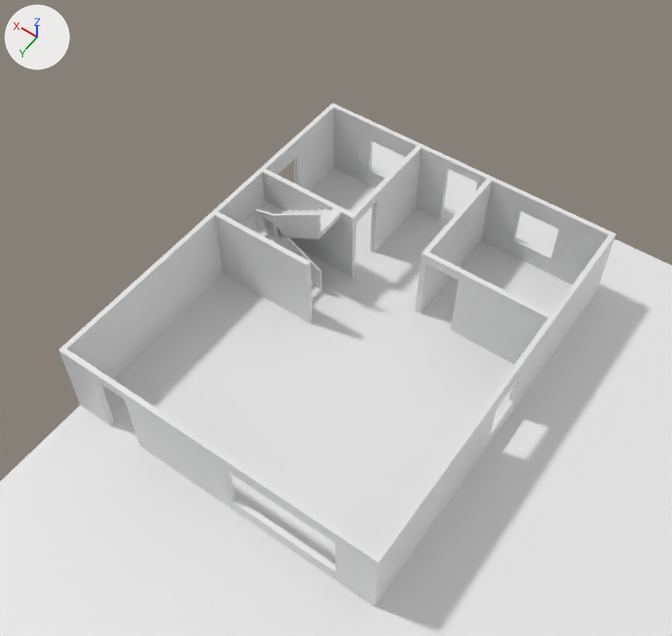
One commit to the Blender file 3DModelle/Haus.blend: the scene before it, then after it.
Before and after are seen from a 50 mm camera at (-5.42, 10.11, 20.29) aimed at (2.89, -1.52, 2.0). The axes (+X, +Y, +Z) are drawn at upper left. The lights are the same throughout. The picture after the commit comes second.

The scene before the commit, as lines of its bpy script (objects in view):
```python
me_cube_029 = bpy.data.meshes.new('Cube.029')
me_cube_029.from_pydata(...)  # a box spanning x -1.25..1.25, y 0.01..0.16, z -1.2..1.2
me_cube_032 = bpy.data.meshes.new('Cube.032')
me_cube_032.from_pydata(...)  # a box spanning x 4.295..4.445, y -5.424..-4.424, z -0.15..0.15
me_cube_033 = bpy.data.meshes.new('Cube.033')
me_cube_033.from_pydata(...)  # a box spanning x 3.644..4.644, y -4.424..-4.274, z -0.15..0.15
me_gelaender_mesh = bpy.data.meshes.new('Gelaender_Mesh')
me_gelaender_mesh.from_pydata([(0.5, 0.0, 0.16), (0.5, 1.56, 1.12), (0.5, 2.19, 1.28), (0.5, 1.56, 1.44), (0.5, 0.0, 2.4), (0.5, 0.0, 1.06), (0.5, 1.56, 2.02), (0.5, 2.19, 2.18), (0.5, 1.56, 2.34), (0.5, 0.0, 3.3)], [], [(0, 1, 6, 5), (1, 2, 7, 6), (2, 3, 8, 7), (3, 4, 9, 8)])
ob_innenwand_3 = bpy.data.objects.new('Innenwand_3', me_cube_029)
ob_innenwand_3.location = (-0.25, -4.43, 1.2)
ob_treppen_gelaender = bpy.data.objects.new('Treppen_Gelaender', me_gelaender_mesh)
ob_treppen_gelaender.parent = ob_u_treppe
ob_treppen_gelaender.location = (-0.02, -0.13, -0.24)
_m = ob_treppen_gelaender.modifiers.new('Dicke', 'SOLIDIFY')
_m.thickness = 0.06
_m.offset = 0.0
ob_tuersturz_innenwand = bpy.data.objects.new('Tuersturz_Innenwand', me_cube_032)
ob_tuersturz_innenwand.location = (0.0, 0.0, 2.25)
ob_tuersturz_innenwand_001 = bpy.data.objects.new('Tuersturz_Innenwand.001', me_cube_033)
ob_tuersturz_innenwand_001.location = (-2.64, 0.0, 2.25)
# also in view: 'Innenwand_2' at (2.08, -5.97, 1.2); 'U_Treppe' at (6.08, -3.32, 1.2); 'Waende' at (2.93, -2.23, 1.2); 'Innenwand_1' at (4.37, -6.54, 1.2); 'Grundstueck' at (0.0, 0.0, 0.0)
```
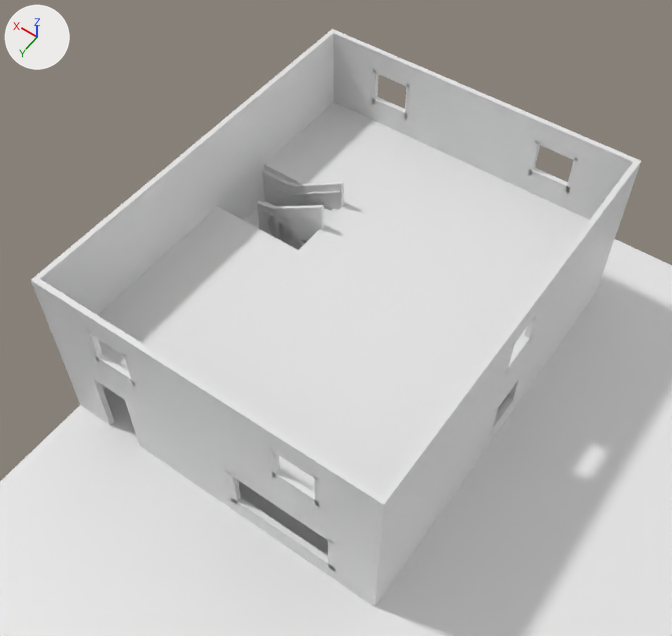
ob_treppen_loch_cutter is not drawn itself; it is used by a modifier of ob_boden_2_stock.

Location of each change, (x1, y1, x2, y2) in pixels of the pictures (672 x 636 px):
'Boden_2_Stock', added: after (98, 102, 589, 495)
'Waende_2_Stock', added: after (31, 29, 641, 563)
'Treppen_Wand_Mitte', added: after (256, 201, 324, 250)
'Treppen_Gelaender', deleted: before (255, 209, 322, 292)
'Treppen_Wand_Rechts', added: after (277, 181, 344, 211)
'Tuersturz_Innenwand.001', deleted: before (426, 252, 463, 280)
'Tuersturz_Innenwand', deleted: before (352, 191, 377, 222)
'Handlauf_Wand_Rechts', added: after (275, 188, 341, 195)
'Innenwand_3.002', unchanged, covered by the edit: before (215, 212, 312, 323)
'Innenwand_3', unchanged, covered by the edit: before (451, 269, 551, 365)
'Innenwand_3.001', unchanged, covered by the edit: before (262, 169, 356, 277); after (262, 170, 333, 243)
'Innenwand_2', unchanged, covered by the edit: before (415, 178, 492, 313)

The change, as a list of edits to the scene's bpy script:
```text
Add me_treppen_wand_mitte_mesh_001:
    me_treppen_wand_mitte_mesh_001.from_pydata([(0.95, 0.0, 0.16), (0.95, 1.56, 1.12), (0.95, 2.19, 1.28), (0.95, 1.56, 1.44), (0.95, 0.0, 2.4), (0.95, 0.0, 1.36), (0.95, 1.56, 2.32), (0.95, 2.19, 2.48), (0.95, 1.56, 2.64), (0.95, 0.0, 3.6)], [], [(0, 1, 6, 5), (1, 2, 7, 6), (2, 3, 8, 7), (3, 4, 9, 8)])
Add me_treppen_wand_rechts_mesh_001:
    me_treppen_wand_rechts_mesh_001.from_pydata([(1.9, 2.19, 1.28), (1.9, 1.56, 1.44), (1.9, 0.0, 2.4), (1.9, 2.19, 2.48), (1.9, 1.56, 2.64), (1.9, 0.0, 3.6)], [], [(0, 1, 4, 3), (1, 2, 5, 4)])
Add cu_handlauf_wand_rechts_curve:
    cu_handlauf_wand_rechts_curve = bpy.data.curves.new('Handlauf_Wand_Rechts_Curve', 'CURVE')
    cu_handlauf_wand_rechts_curve.dimensions = '3D'
    _sp = cu_handlauf_wand_rechts_curve.splines.new('POLY'); _sp.points.add(2)
    _sp.points.foreach_set('co', [1.95, 2.19, 2.155, 1.0, 1.95, 1.56, 2.315, 1.0, 1.95, 0.0, 3.275, 1.0])
    cu_handlauf_wand_rechts_curve.bevel_resolution = 6
    cu_handlauf_wand_rechts_curve.bevel_depth = 0.025
    cu_handlauf_wand_rechts_curve.fill_mode = 'FULL'
Remove ob_tuersturz_innenwand:
    ob_tuersturz_innenwand = bpy.data.objects.new('Tuersturz_Innenwand', me_cube_032)
Remove ob_tuersturz_innenwand_001:
    ob_tuersturz_innenwand_001 = bpy.data.objects.new('Tuersturz_Innenwand.001', me_cube_033)
Remove ob_treppen_gelaender:
    ob_treppen_gelaender = bpy.data.objects.new('Treppen_Gelaender', me_gelaender_mesh)
Add ob_treppen_wand_mitte:
    ob_treppen_wand_mitte = bpy.data.objects.new('Treppen_Wand_Mitte', me_treppen_wand_mitte_mesh_001)  # modifiers SOLIDIFY
    ob_treppen_wand_mitte.parent = ob_u_treppe
    ob_treppen_wand_mitte.location = (-0.45, -0.204, -0.24)
Add ob_treppen_wand_rechts:
    ob_treppen_wand_rechts = bpy.data.objects.new('Treppen_Wand_Rechts', me_treppen_wand_rechts_mesh_001)  # modifiers SOLIDIFY
    ob_treppen_wand_rechts.parent = ob_u_treppe
    ob_treppen_wand_rechts.location = (-0.4, -0.131, -0.24)
Add ob_handlauf_wand_rechts:
    ob_handlauf_wand_rechts = bpy.data.objects.new('Handlauf_Wand_Rechts', cu_handlauf_wand_rechts_curve)
    ob_handlauf_wand_rechts.parent = ob_u_treppe
    ob_handlauf_wand_rechts.location = (-0.524, -0.103, -0.21)
Add ob_treppen_loch_cutter:
    ob_treppen_loch_cutter = bpy.data.objects.new('Treppen_Loch_Cutter', me_cube_007)  # a box spanning x -1.02..0.98, y -2.02..0.77, z -0.5..0.5
    ob_treppen_loch_cutter.location = (5.444, -3.351, 2.5)
    ob_treppen_loch_cutter.rotation_euler = (0.0, 0.0, 1.571)  # degrees (0, 0, 90)
Add ob_waende_2_stock:
    ob_waende_2_stock = bpy.data.objects.new('Waende_2_Stock', me_cube_001)  # 144 vertices, 134 faces; spans x -4.57..4.57, y -5.57..5.57, z -1.23..1.36
    ob_waende_2_stock.location = (2.93, -2.23, 3.6)
Add ob_boden_2_stock:
    ob_boden_2_stock = bpy.data.objects.new('Boden_2_Stock', me_cube)  # a box spanning x -4.5..4.5, y -5.5..5.5, z -0.1..0.1; modifiers BOOLEAN
    ob_boden_2_stock.location = (2.93, -2.23, 2.5)
```
